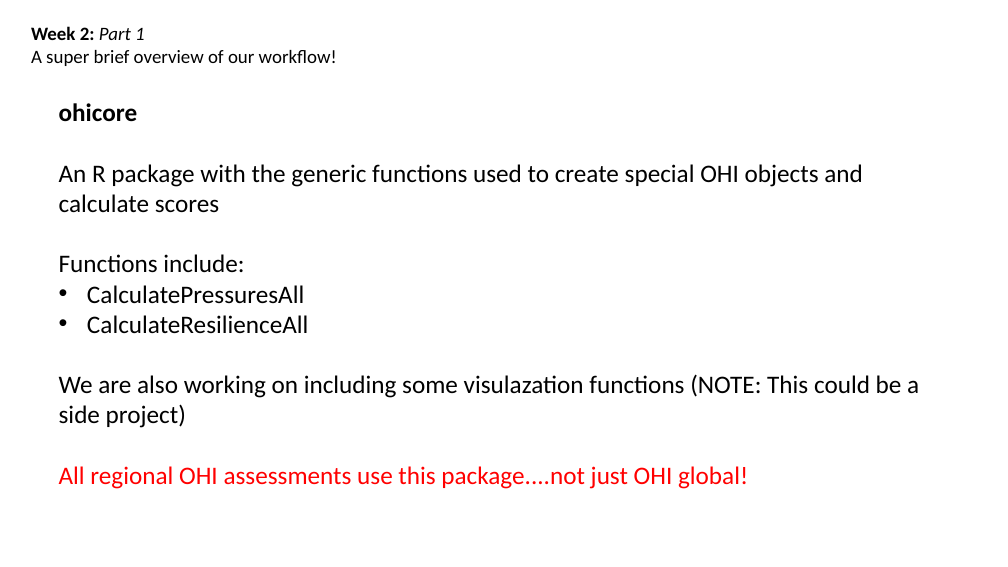
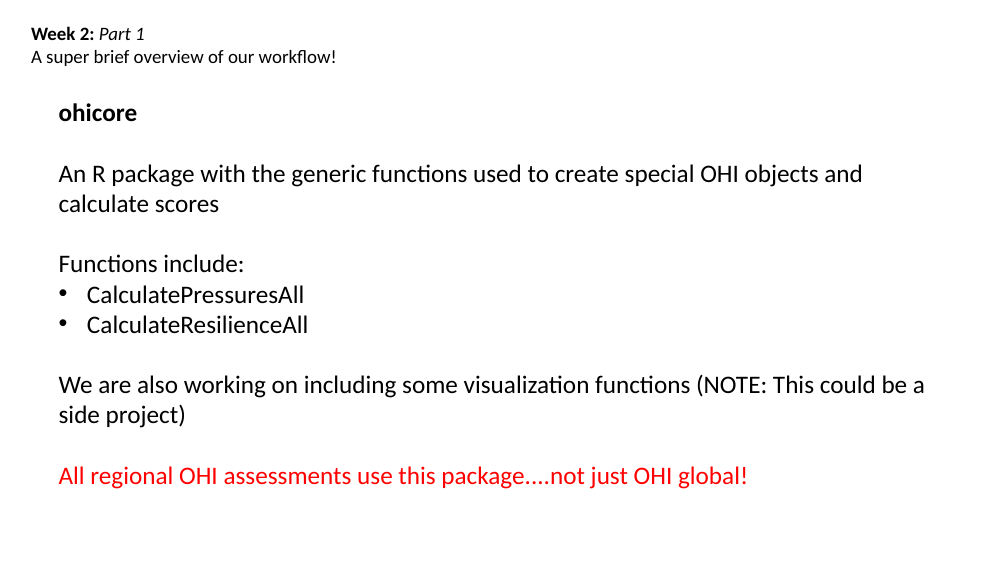
Before and after one commit to OHI-Science/ohi-global, a slide deck: slide 9 of global_supplement/exercises/OHIoverview_fellows_week2.pptx. Drawn at 1008x567 pixels with LibreOffice and Linux fonts; fonts in the diff are those of the drawing. Boxes give left, top, right and bottom in pixels: in the first picture for what was removed or moved away, otherwise in the second. Text is boxed around its words. In the diff, an @@ line names an element or a change of style, - is before the commit and + after.

Commit message:
typo correct in fellows ppt

```diff
--- a/global_supplement/exercises/OHIoverview_fellows_week2.pptx
+++ b/global_supplement/exercises/OHIoverview_fellows_week2.pptx
@@ text at box(59, 374, 925, 428): text changed @@
-We are also working on including some visulazation functions (NOTE: This could be a side project)
+We are also working on including some visualization functions (NOTE: This could be a side project)
```
Also in this commit, not shown: 1 other slide changed.
